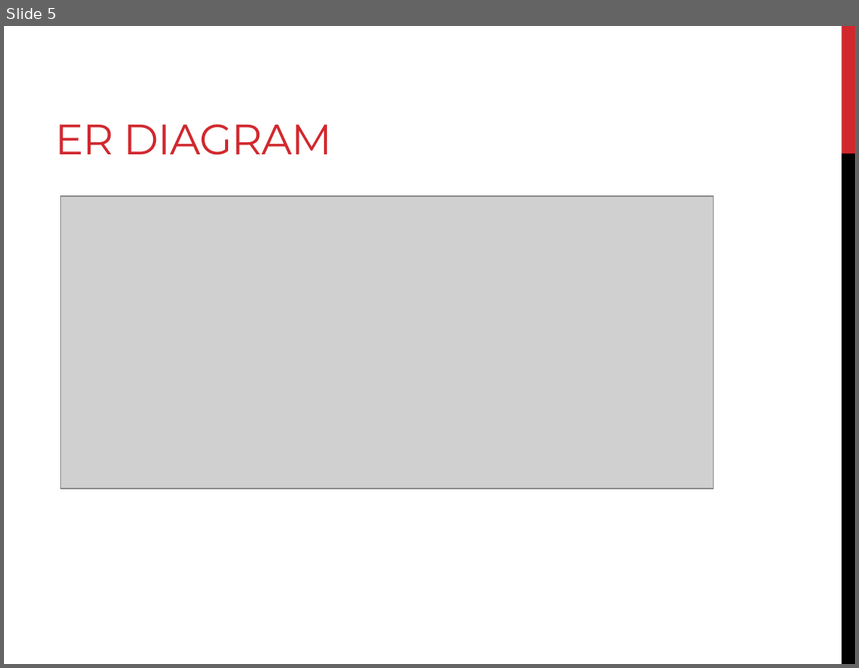
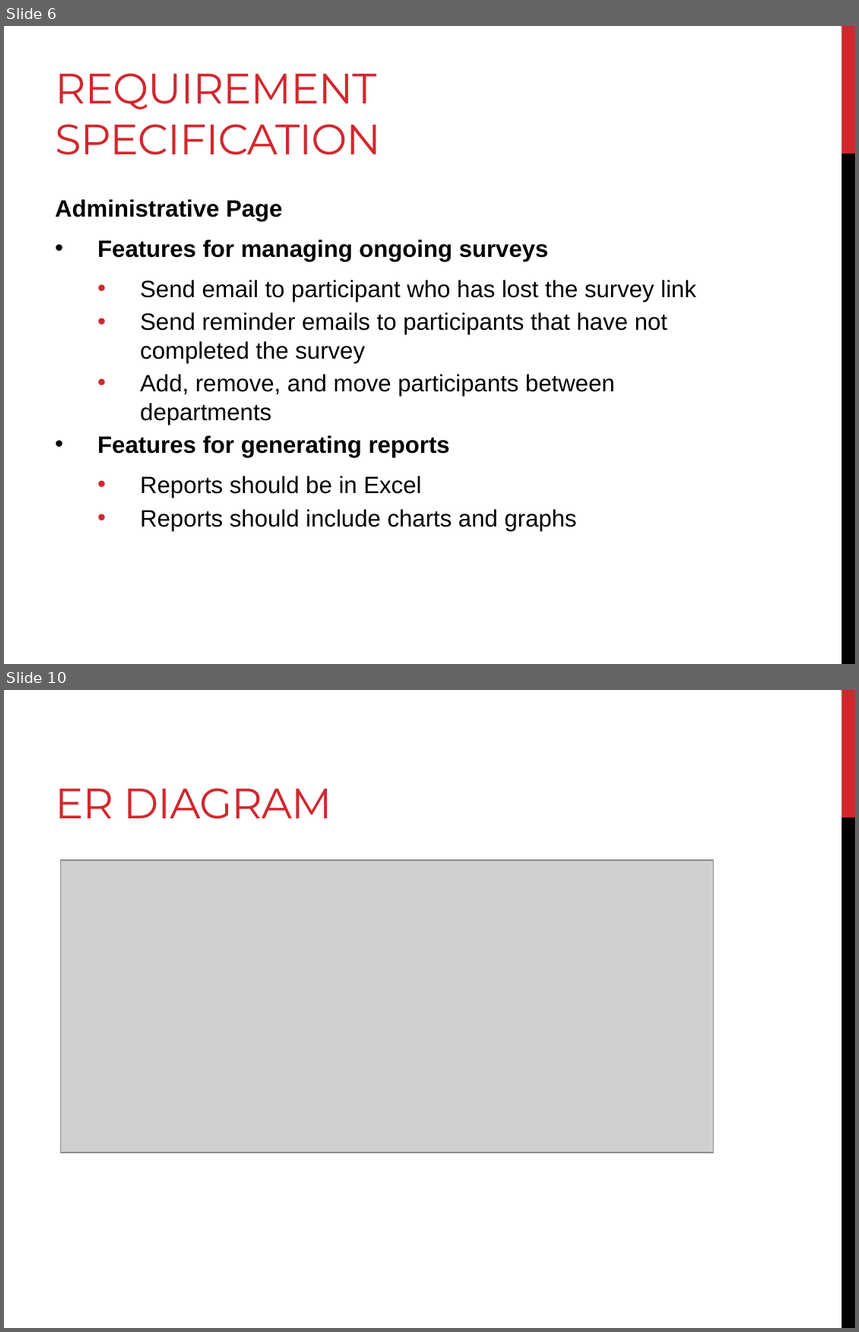
Before and after one commit to AndreasSchwagerl/RR-Survey-System, a slide deck: Survey System - Progress Presentation 3.pptx. Shown one above the other, each under a label of ours: slide 5 before the commit, slides 6 and 10 after it; the slides between them are not shown. The pictures are 859x668 and 859x1332 pixels, drawn with LibreOffice and Linux fonts; fonts in the diff are those of the drawing; grey boxes stand for pictures. Boxes give left, top, right and bottom in pixels: in the first picture for what was removed or moved away, otherwise in the second. Text is boxed around its words. In the diff, an @@ line names an element or a change of style, - is before the commit and + after.

```diff
--- a/Survey System - Progress Presentation 3.pptx
+++ b/Survey System - Progress Presentation 3.pptx
@@ slide 6 added at [4,26,855,664], background #FFFFFF; not listed: 2 template elements that a slide beside it also shows @@
@@ title added at [55,73,381,155], 36 pt, text #D1282E @@
+REQUIREMENT SPECIFICATION
@@ text added at [55,199,696,531], 20 pt, text #000000 @@
+Administrative Page
+• Features for managing ongoing surveys
+  • Send email to participant who has lost the survey link
+  • Send reminder emails to participants that have not completed the survey
+  • Add, remove, and move participants between departments
+• Features for generating reports
+  • Reports should be in Excel
+  • Reports should include charts and graphs
@@ what was slide 5 is now slide 10 @@
```
Also in this commit, not shown: 4 other slides added.
